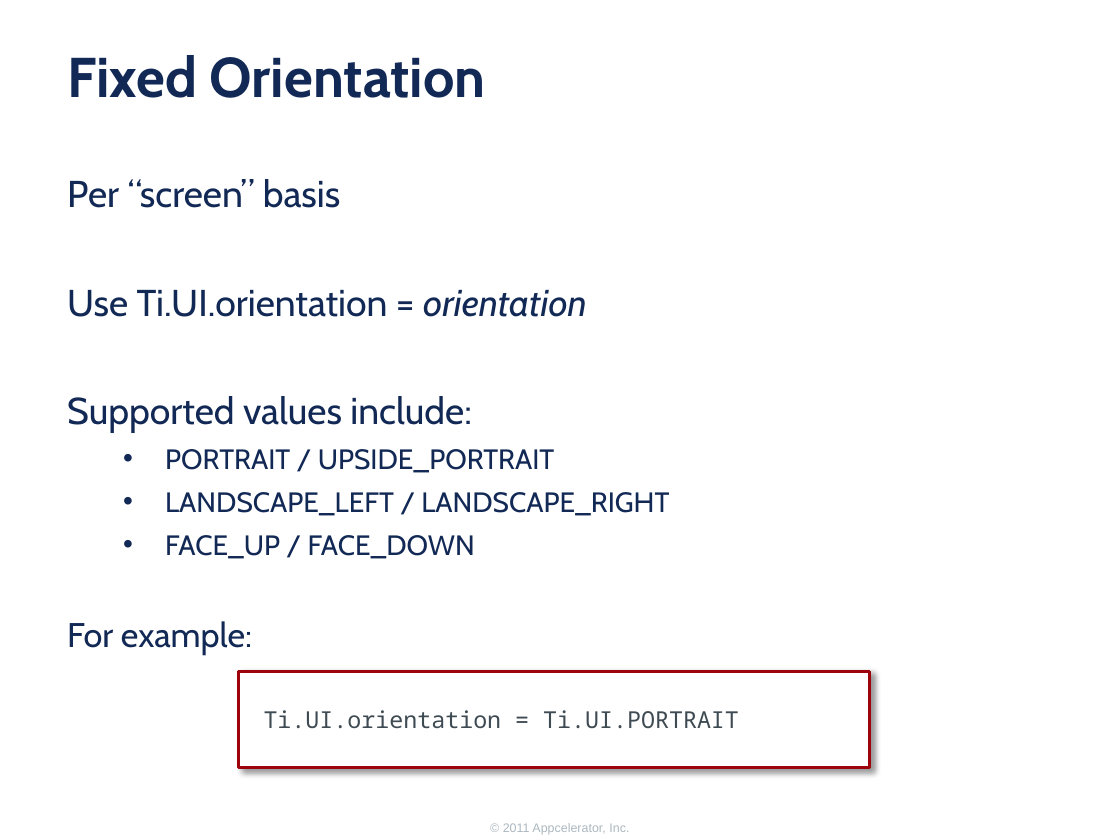
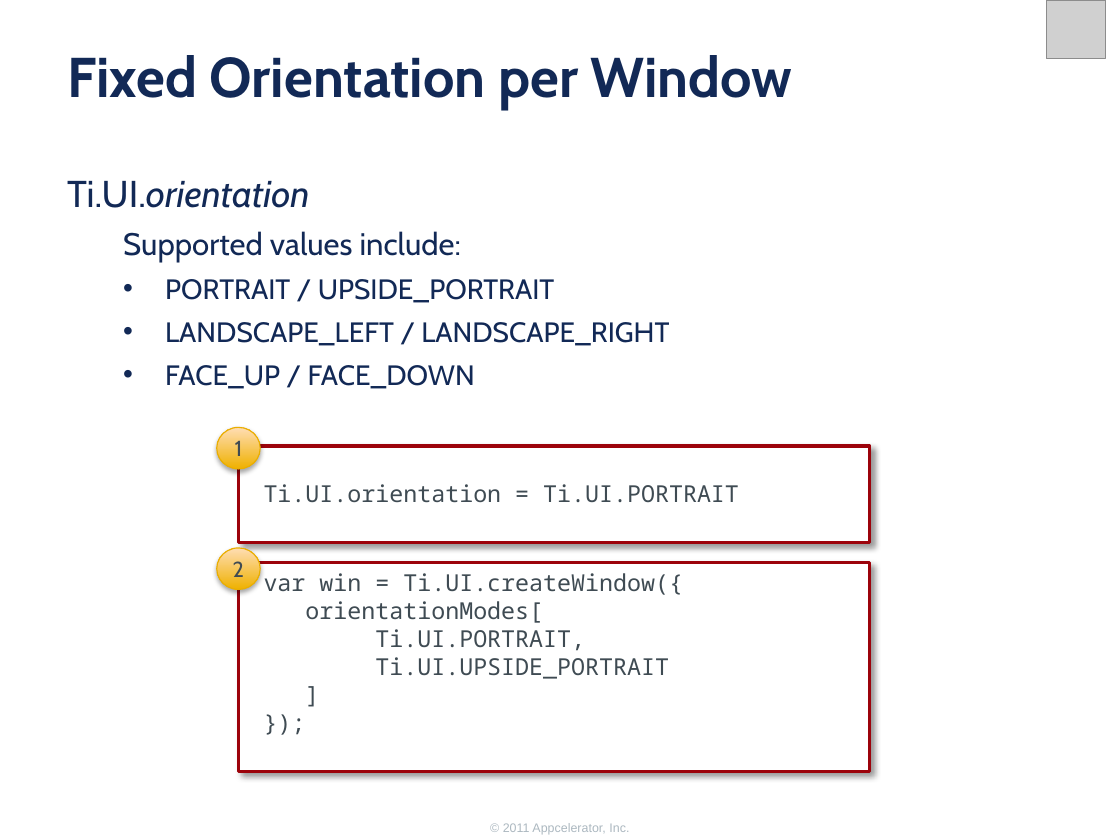
Before and after one commit to appcelerator-forks/appcelerator-training.tcmd_certification, a slide deck: slide 8 of 360/360.pptx (slide 9 before the commit). Drawn at 1120x840 pixels with LibreOffice and Linux fonts; fonts in the diff are those of the drawing; grey boxes stand for pictures; background and template pictures are left out. Boxes give left, top, right and bottom in pixels: in the first picture for what was removed or moved away, otherwise in the second. Text is boxed around its words. In the diff, an @@ line names an element or a change of style, - is before the commit and + after.

```diff
--- a/360/360.pptx
+++ b/360/360.pptx
@@ picture added at [1046,0,1105,59] @@
@@ title at [67,55,793,109]: text changed @@
-Fixed Orientation
+Fixed Orientation per Window
@@ text at [67,181,310,208]: text changed; italic on @@
-Per “screen” basis
-Use Ti.UI.orientation = orientation
+Ti.UI.orientation
@@ text at [123,231,461,263]: size 24 to 20 pt in "Supported values include:"; list level 1 to 2 in "Supported values include:" @@
@@ ellipse added at [217,428,261,469], fill gradient #F0B200 to #FFDEB5, outline #EBAE00 0.75 pt, 14 pt, text #3F4B53 @@
+1
@@ rectangle "Ti.UI.orientation = Ti.UI.PORTRAIT": place and size @@
-rectangle "Ti.UI.orientation = Ti.UI.PORTRAIT" at [239,671,869,767]
+rectangle "Ti.UI.orientation = Ti.UI.PORTRAIT" at [239,446,869,542]
@@ ellipse added at [217,548,261,589], fill gradient #F0B200 to #FFDEB5, outline #EBAE00 0.75 pt, 14 pt, text #3F4B53 @@
+2
@@ rectangle added at [239,562,869,772], fill #FFFFFF, outline #9C030B 2 pt, 15 pt, text #3F4B53 @@
+var win = Ti.UI.createWindow({
+orientationModes[
+Ti.UI.PORTRAIT,
+Ti.UI.UPSIDE_PORTRAIT
+]
+});
@@ text at [67,621,252,655]: paragraph removed @@
-For example:
```
Also in this commit, not shown: 5 other slides changed, 1 slide removed.
